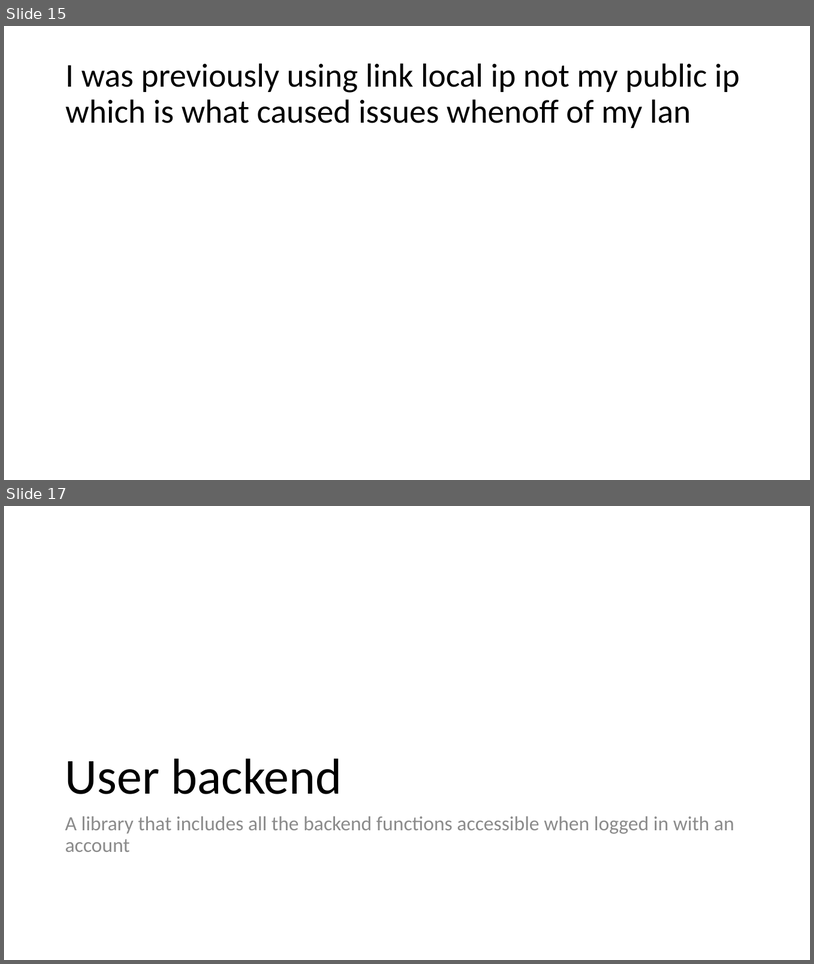
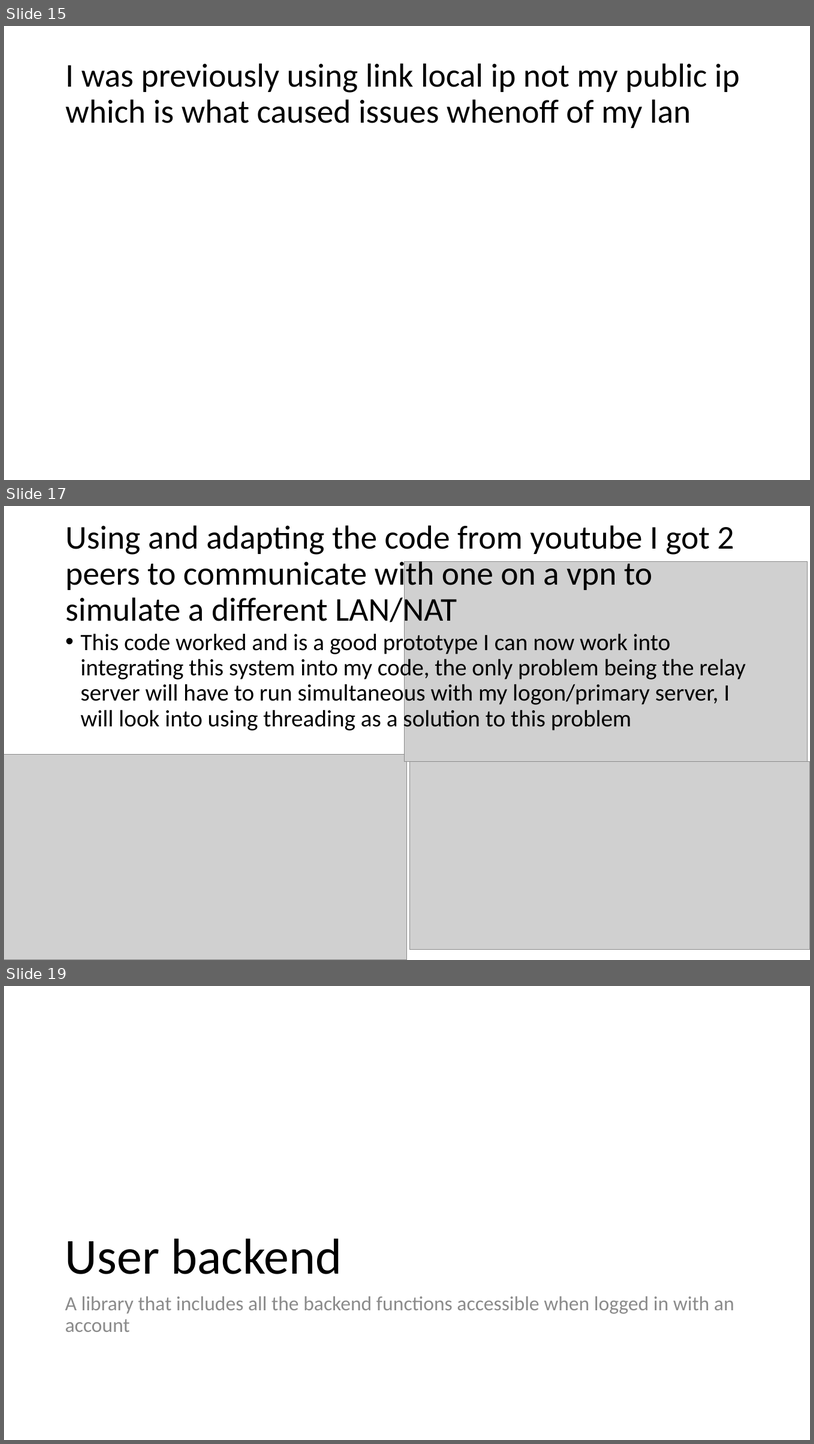
Before and after one commit to curtben1/actualCoursework, a slide deck: dev log.pptx. Shown one above the other, each under a label of ours: slides 15 and 17 before the commit, slides 15, 17 and 19 after it; the slides between them are not shown. The pictures are 814x964 and 814x1444 pixels, drawn with LibreOffice and Linux fonts; fonts in the diff are those of the drawing; grey boxes stand for pictures. Boxes give left, top, right and bottom in pixels: in the first picture for what was removed or moved away, otherwise in the second. Text is boxed around its words. In the diff, an @@ line names an element or a change of style, - is before the commit and + after.

Commit message:
added feedback from holepunching test
added images from test+some analyis

```diff
--- a/dev log.pptx
+++ b/dev log.pptx
@@ slide 17 added at bbox=[4, 506, 810, 960], background #FFFFFF @@
@@ title added at bbox=[65, 525, 734, 628], 39.6 pt, text #000000 @@
+Using and adapting the code from youtube I got 2 peers to communicate with one on a vpn to simulate a different LAN/NAT
@@ picture added at bbox=[404, 562, 808, 761] @@
@@ text added at bbox=[81, 630, 746, 732], 28 pt, text #000000 @@
+• This code worked and is a good prototype I can now work into integrating this system into my code, the only problem being the relay server will have to run simultaneous with my logon/primary server, I will look into using threading as a solution to this problem
@@ picture added at bbox=[4, 754, 408, 960] @@
@@ picture added at bbox=[410, 761, 810, 949] @@
@@ what was slide 17 is now slide 19 @@
```
Also in this commit, not shown: 1 slide changed, 1 other slide added.
